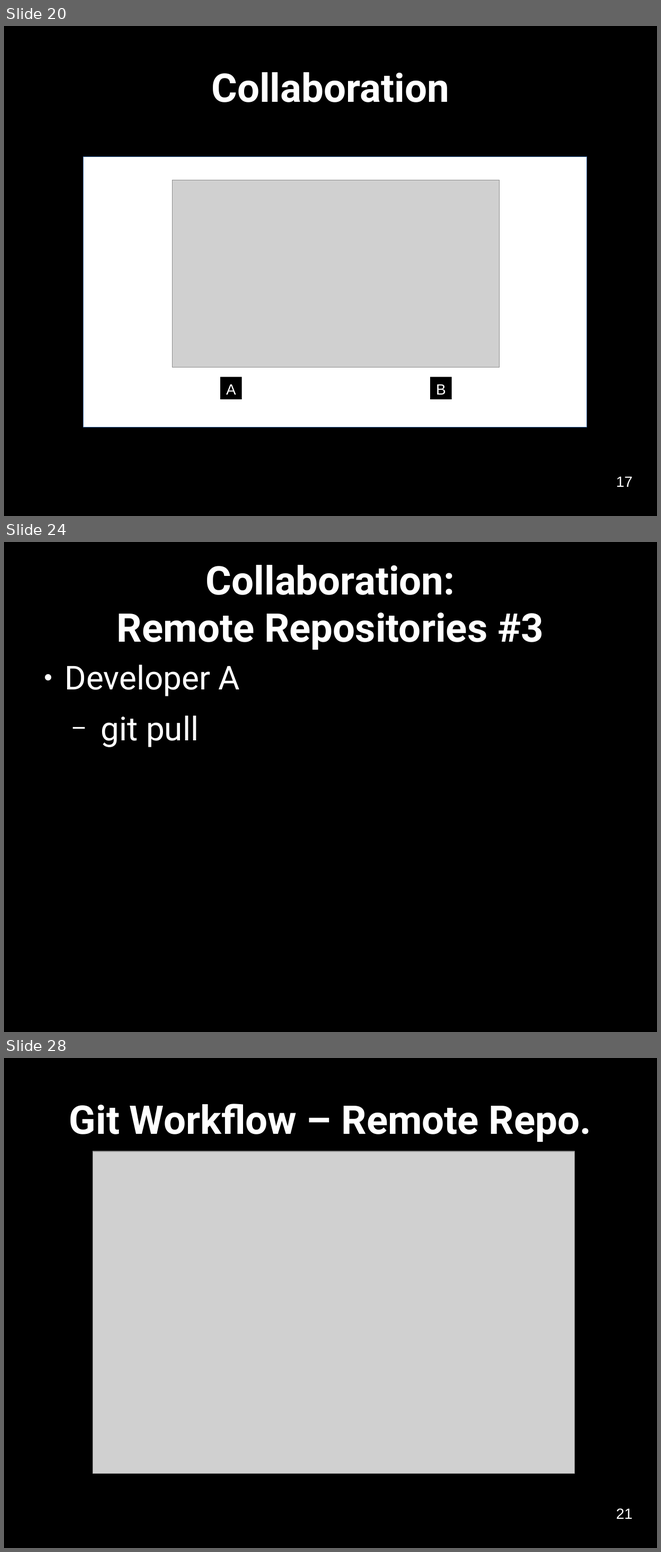
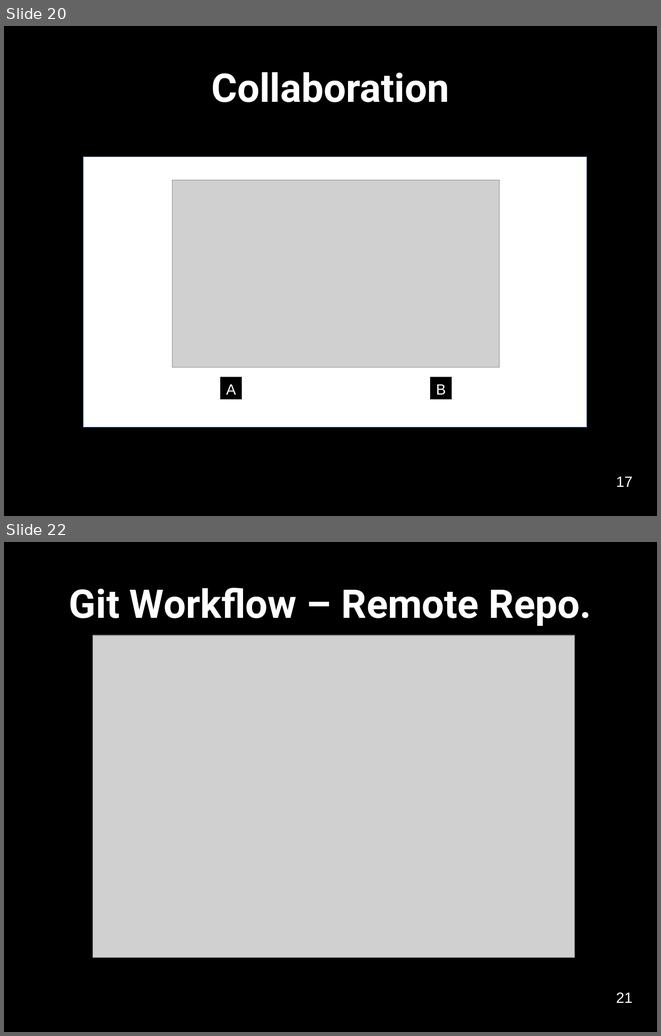
Before and after one commit to softwaresaved/2020-04-30-ramp-swc, a slide deck: novice/git/version-control-with-git-slides.odp. Shown one above the other, each under a label of ours: slides 20, 24 and 28 before the commit, slides 20 and 22 after it; the slides between them are not shown. The pictures are 661x1552 and 661x1036 pixels, drawn with LibreOffice and Linux fonts; fonts in the diff are those of the drawing; grey boxes stand for pictures. Boxes give left, top, right and bottom in pixels: in the first picture for what was removed or moved away, otherwise in the second. Text is boxed around its words. In the diff, an @@ line names an element or a change of style, - is before the commit and + after.

```diff
--- a/novice/git/version-control-with-git-slides.odp
+++ b/novice/git/version-control-with-git-slides.odp
@@ slide 24 removed at [4, 542, 657, 1032], background #000000 @@
@@ title removed at [117, 565, 544, 650] @@
-Collaboration:
-Remote Repositories #3
@@ text removed at [64, 664, 240, 747] @@
-● Developer A
-  − git pull
@@ what was slide 28 is now slide 22 @@
```
Also in this commit, not shown: 4 slides changed, 4 other slides removed, 10 other files.
